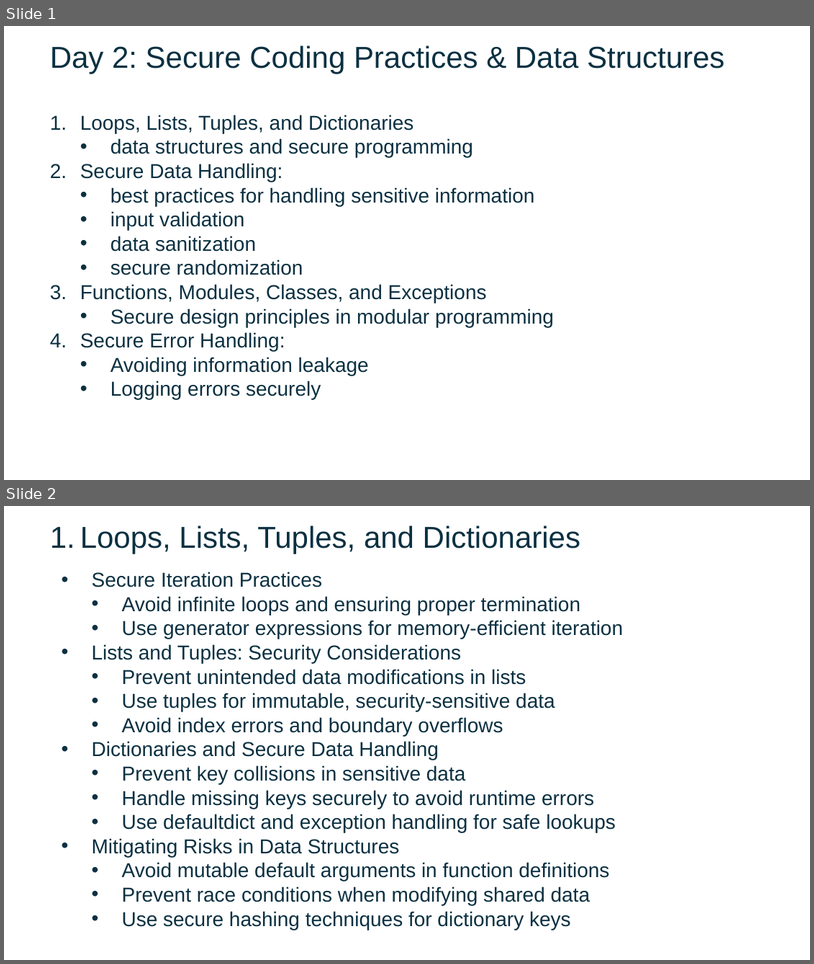
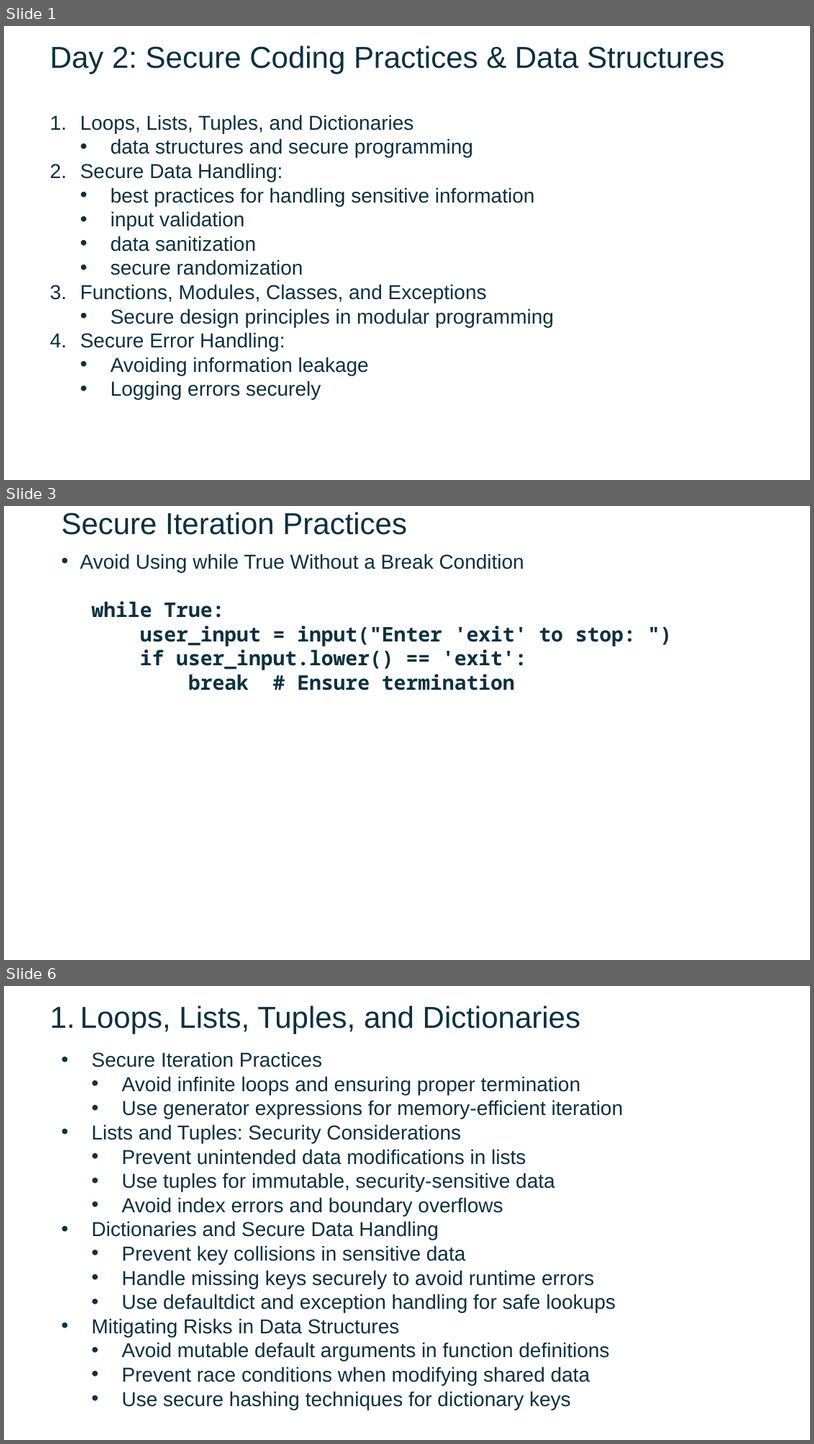
Before and after one commit to FSCJ-FacultyDev/SWC-Columbus-2025, a slide deck: Slides-Day2.pptx. Shown one above the other, each under a label of ours: slides 1 and 2 before the commit, slides 1, 3 and 6 after it; the slides between them are not shown. The pictures are 814x964 and 814x1444 pixels, drawn with LibreOffice and Linux fonts; fonts in the diff are those of the drawing; background and template pictures are left out. Boxes give left, top, right and bottom in pixels: in the first picture for what was removed or moved away, otherwise in the second. Text is boxed around its words. In the diff, an @@ line names an element or a change of style, - is before the commit and + after.

```diff
--- a/Slides-Day2.pptx
+++ b/Slides-Day2.pptx
@@ slide 3 added at bbox=[4, 506, 810, 960], background picture (left out) @@
@@ text added at bbox=[62, 512, 407, 535], 36 pt, text #0B3041 @@
+Secure Iteration Practices
@@ text added at bbox=[80, 554, 636, 690], 24 pt, text #0B3041, bold @@
+  • Avoid Using while True Without a Break Condition
+  while True:
+  user_input = input("Enter 'exit' to stop: ")
+  if user_input.lower() == 'exit':
+  break # Ensure termination
@@ what was slide 2 is now slide 6 @@
```
Also in this commit, not shown: 3 other slides added.
